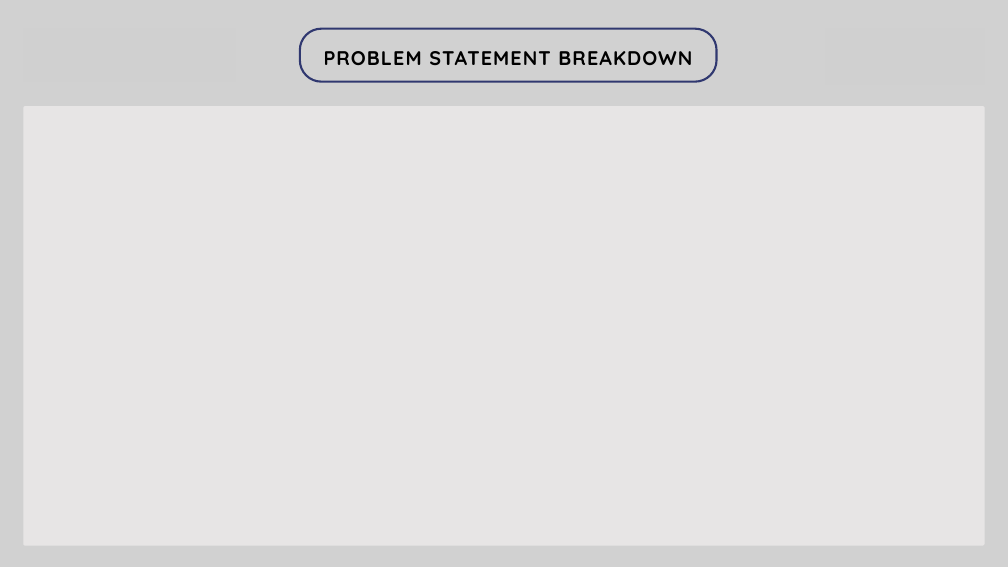
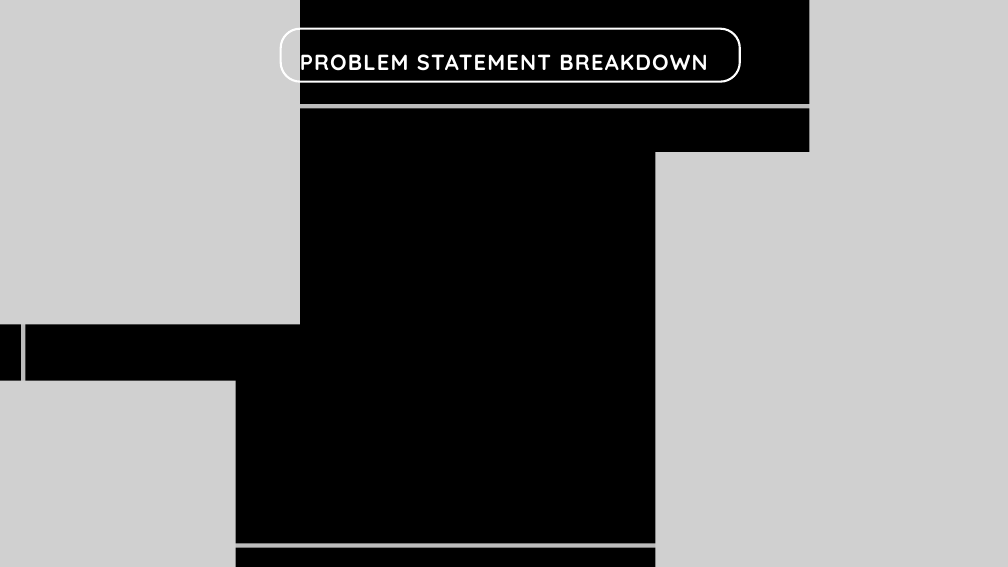
Before and after one commit to GTR-R34-Skyline/DSC_BP26, a slide deck: slide 2 of public/Copy of PPT Template_1.pptx. Drawn at 1008x567 pixels with LibreOffice and Linux fonts; fonts in the diff are those of the drawing; grey boxes stand for pictures. Boxes give left, top, right and bottom in pixels: in the first picture for what was removed or moved away, otherwise in the second. Text is boxed around its words. In the diff, an @@ line names an element or a change of style, - is before the commit and + after.

```diff
--- a/public/Copy of PPT Template_1.pptx
+++ b/public/Copy of PPT Template_1.pptx
@@ background #D1D1D1 to #000000 @@
@@ picture added at (0, 0, 300, 324) @@
@@ freeform shape: place and size @@
-freeform shape at (300, 29, 717, 82)
+freeform shape at (281, 29, 740, 82)
@@ freeform shape at (281, 29, 740, 82): outline #303870 3 pt to #FFFFFF 3 pt @@
@@ picture added at (809, 0, 1008, 207) @@
@@ text "PROBLEM STATEMENT BREAKDOWN": place and size @@
-text "PROBLEM STATEMENT BREAKDOWN" at (324, 51, 692, 65)
+text "PROBLEM STATEMENT BREAKDOWN" at (300, 54, 707, 71)
@@ text "PROBLEM STATEMENT BREAKDOWN" at (300, 54, 707, 71): size 28.2 to 31.2 pt, text colour #000000 to #FFFFFF, letter spacing 1.6 to 1.7 pt; line spacing 48.3pt to 53.4pt @@
@@ freeform shape at (23, 106, 984, 546): fill #E7E5E5 to none; outline none to #D1D1D1 6 pt; outline redrawn @@
@@ picture added at (655, 152, 1008, 567) @@
@@ picture added at (0, 381, 235, 567) @@
```
Also in this commit, not shown: 4 other slides changed, 1 slide added, 1 slide removed, 12 other files.
